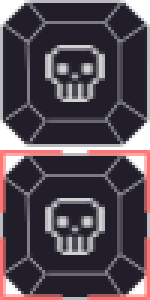
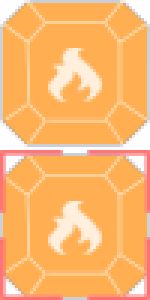
Two versions of the same layered image (150px x 300px). Layer-by-layer changes:
showed group "Color 5" (6 layers) over [0,0,150,300]
painted on "Shape 4 copy 7" over [3,153,147,300]
painted on "Layer 11 copy" over [48,198,102,255]
painted on "Layer 1 copy 5" over [0,153,150,300]
painted on "Shape 4 copy 4" (1st of 4, in "Color 5") over [3,0,147,147]
painted on "Layer 11" over [48,48,102,105]
painted on "Layer 1 copy 2" (1st of 4, in "Color 5") over [0,0,150,147]
showed group "Color 4" (6 layers) over [0,0,150,300]
hid group "Color 1" (6 layers) over [0,0,150,300]
